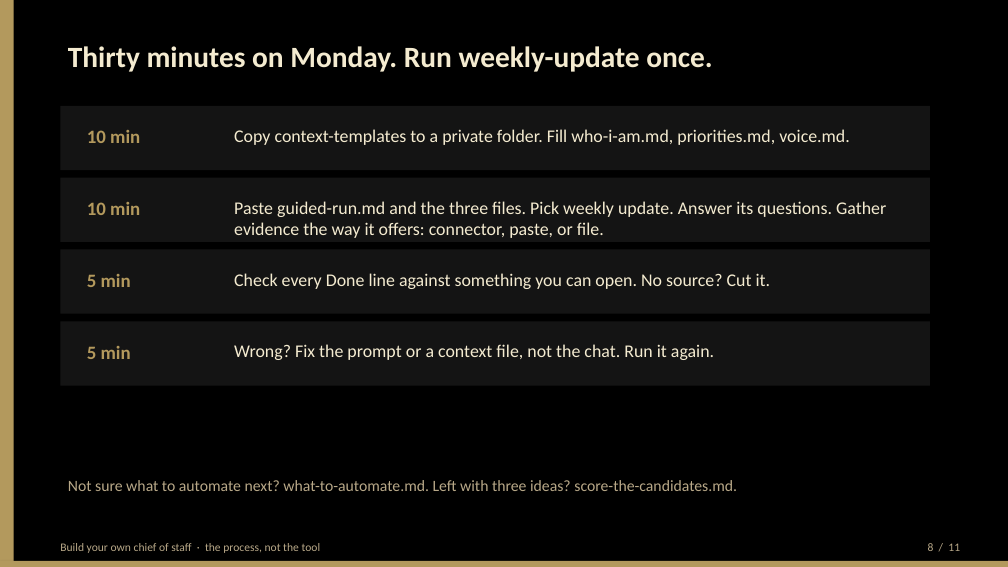
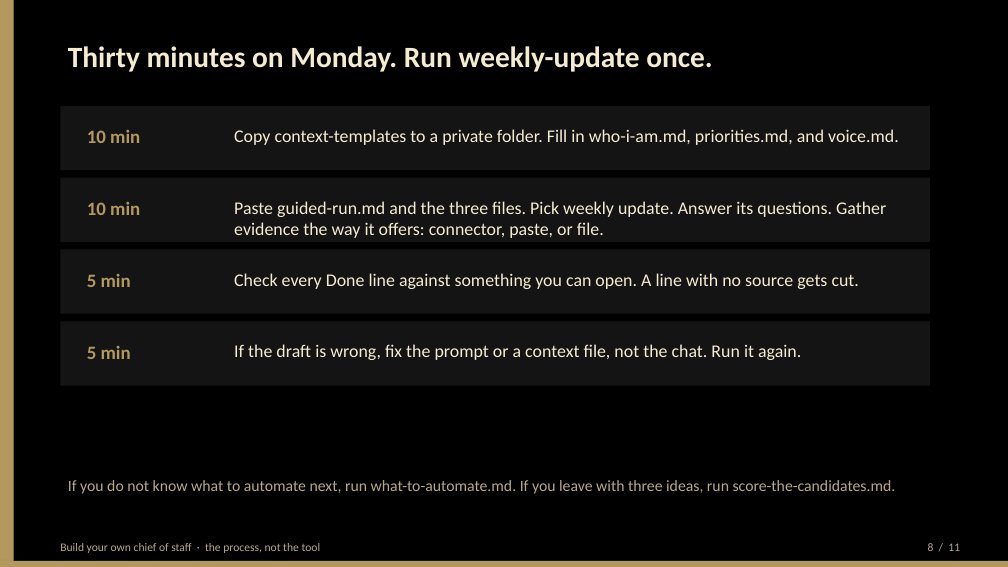
Before and after one commit to BittahCriminal/build-your-own-chief-of-staff, a slide deck: slide 8 of slides/building-your-own-chief-of-staff.pptx. Drawn at 1008x567 pixels with LibreOffice and Linux fonts; fonts in the diff are those of the drawing. Boxes give left, top, right and bottom in pixels: in the first picture for what was removed or moved away, otherwise in the second. Text is boxed around its words. In the diff, an @@ line names an element or a change of style, - is before the commit and + after.

```diff
--- a/slides/building-your-own-chief-of-staff.pptx
+++ b/slides/building-your-own-chief-of-staff.pptx
@@ text at (234,129,899,145): text changed @@
-Copy context-templates to a private folder. Fill who-i-am.md, priorities.md, voice.md.
+Copy context-templates to a private folder. Fill in who-i-am.md, priorities.md, and voice.md.
@@ text at (234,273,859,289): text changed @@
-Check every Done line against something you can open. No source? Cut it.
+Check every Done line against something you can open. A line with no source gets cut.
@@ text at (234,344,801,360): text changed @@
-Wrong? Fix the prompt or a context file, not the chat. Run it again.
+If the draft is wrong, fix the prompt or a context file, not the chat. Run it again.
@@ text at (68,480,896,494): text changed @@
-Not sure what to automate next? what-to-automate.md. Left with three ideas? score-the-candidates.md.
+If you do not know what to automate next, run what-to-automate.md. If you leave with three ideas, run score-the-candidates.md.
```
Also in this commit, not shown: 8 other slides changed, 1 other file.
